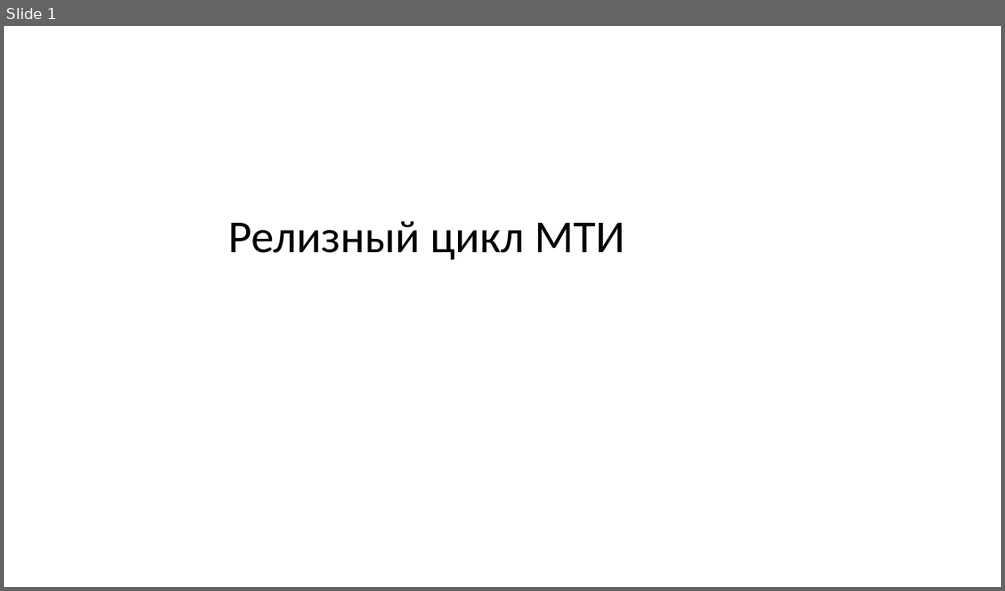
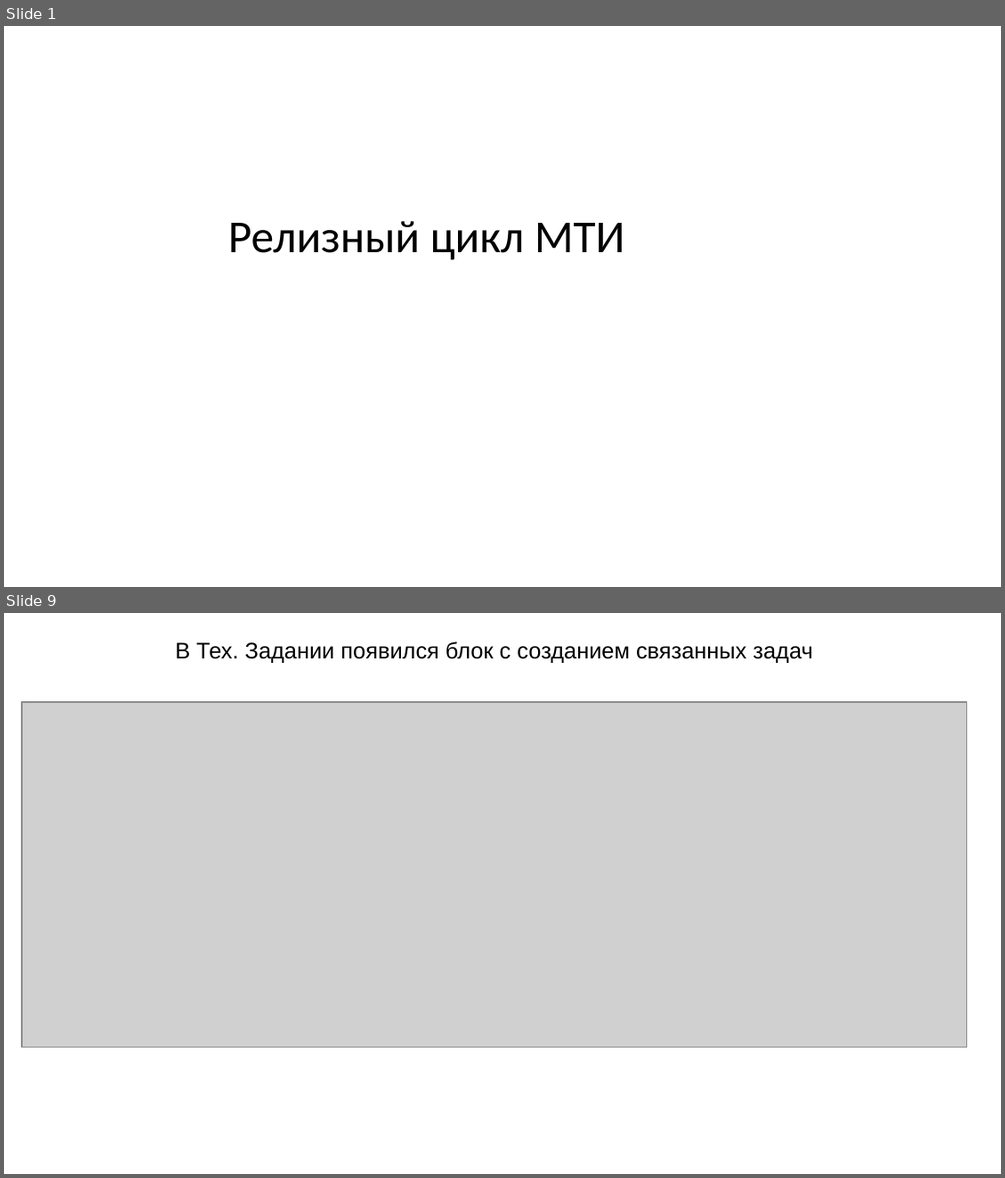
Before and after one commit to akharkov88/Project_Efim_new, a slide deck: Презентация с релизами.pptx. Shown one above the other, each under a label of ours: slide 1 before the commit, slides 1 and 9 after it; the slides between them are not shown. The pictures are 1005x591 and 1005x1178 pixels, drawn with LibreOffice and Linux fonts; fonts in the diff are those of the drawing; grey boxes stand for pictures. Boxes give left, top, right and bottom in pixels: in the first picture for what was removed or moved away, otherwise in the second. Text is boxed around its words. In the diff, an @@ line names an element or a change of style, - is before the commit and + after.

```diff
--- a/Презентация с релизами.pptx
+++ b/Презентация с релизами.pptx
@@ slide 9 added at <box>4,613,1001,1174</box>, background #FFFFFF @@
@@ text added at <box>175,641,812,663</box>, 18 pt, text #000000 @@
+В Тех. Задании появился блок с созданием связанных задач
@@ picture added at <box>22,702,967,1047</box> @@
```
Also in this commit, not shown: 2 slides changed, 6 other slides added, 7 other files.
